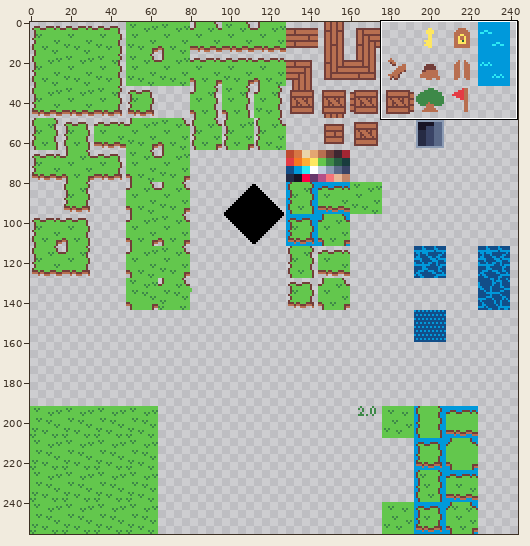
Sprite sheet, stored at Assets/Sprites/Tilesets/tileset.png. The picture above shows the old version from afar; the outline marks the close-up.
Close-up. Old version:
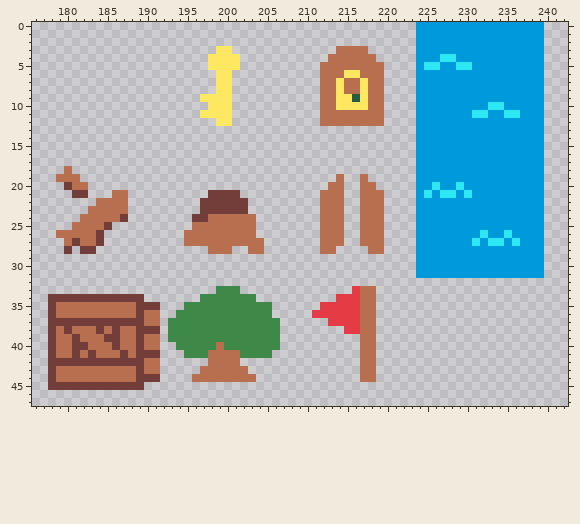
The file is 256x256 pixels. Shown: x 176..242, y 0..47. The wide view leaves out empty margins.
The result:
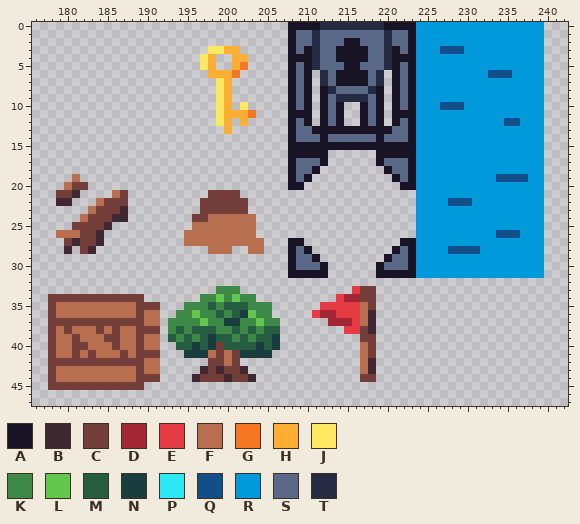
Palette (. is transparent): A #181425  B #3e2731  C #733e39  D #a22633  E #e43b44  F #b86f50  G #f77622  H #feae34  J #fee761  K #3e8948  L #63c74d  M #265c42  N #193c3e  P #2ce8f5  Q #124e89  R #0099db  S #5a6988  T #262b44
Change:
@@ x 176..242 @@
- 0 ................................................RRRRRRRRRRRRRRRR...
- 1 ................................................RRRRRRRRRRRRRRRR...
- 2 ................................................RRRRRRRRRRRRRRRR...
- 3 .......................JJ.............FFFF......RRRRRRRRRRRRRRRR...
- 4 ......................JJJJ...........FFFFFF.....RRRPPRRRRRRRRRRR...
- 5 ......................JJJJ..........FFFFFFFF....RPPRRPPRRRRRRRRR...
- 6 .......................JJ...........FFFJJFFF....RRRRRRRRRRRRRRRR...
- 7 .......................JJ...........FFJFFJFF....RRRRRRRRRRRRRRRR...
- 8 .......................JJ...........FFJFFJFF....RRRRRRRRRRRRRRRR...
- 9 .....................JJJJ...........FFJJMJFF....RRRRRRRRRRRRRRRR...
-10 ......................JJJ...........FFJJJJFF....RRRRRRRRRPPRRRRR...
-11 .....................JJJJ...........FFFFFFFF....RRRRRRRPPRRPPRRR...
-12 .......................JJ...........FFFFFFFF....RRRRRRRRRRRRRRRR...
-13 ................................................RRRRRRRRRRRRRRRR...
-14 ................................................RRRRRRRRRRRRRRRR...
-15 ................................................RRRRRRRRRRRRRRRR...
-16 ................................................RRRRRRRRRRRRRRRR...
-17 ................................................RRRRRRRRRRRRRRRR...
-18 ....F...........................................RRRRRRRRRRRRRRRR...
-19 ...FFF................................F..F......RRRRRRRRRRRRRRRR...
-20 ....CFF..............................FF..FF.....RRPRRPRRRRRRRRRR...
-21 .....CC...FF..........CCCC..........FFF..FFF....RPRPPRPRRRRRRRRR...
-22 ........FFFF.........CCCCCC.........FFF..FFF....RRRRRRRRRRRRRRRR...
-23 .......FFFFF.........CCCCCC.........FFF..FFF....RRRRRRRRRRRRRRRR...
-24 ......FFFFFC........CCFFFFFF........FFF..FFF....RRRRRRRRRRRRRRRR...
-25 .....FFFFC..........FFFFFFFF........FFF..FFF....RRRRRRRRRRRRRRRR...
-26 ...FFFFFC..........FFFFFFFFF........FFF..FFF....RRRRRRRRPRRPRRRR...
-27 ....FCFFC..........FFFFFFFFFF.......FFF..FFF....RRRRRRRPRPPRPRRR...
-28 ....C.CC..............FFF..FF.......FF....FF....RRRRRRRRRRRRRRRR...
-29 ................................................RRRRRRRRRRRRRRRR...
-30 ................................................RRRRRRRRRRRRRRRR...
-31 ................................................RRRRRRRRRRRRRRRR...
+ 0 ................................AAAATTTTTTTTAAAARRRRRRRRRRRRRRRR...
+ 1 ................................ASSTSSSSSSSSTSSARRRRRRRRRRRRRRRR...
+ 2 ................................ASSTSSSAASSSTSSARRRRRRRRRRRRRRRR...
+ 3 ......................JJHH......ASATSSAAAASSTASARRRQQQRRRRRRRRRR...
+ 4 .....................JH..HH.....AAATSSAAAASSTAAARRRRRRRRRRRRRRRR...
+ 5 .....................JH..HG.....ASATSSSAASSSTASARRRRRRRRRRRRRRRR...
+ 6 ......................HHHG......ASA.TSAAAAST.ASARRRRRRRRRQQQRRRR...
+ 7 .......................JH.......ASA.TSAAAAST.ASARRRRRRRRRRRRRRRR...
+ 8 .......................JH.......ASA.ATSSSSTA.ASARRRRRRRRRRRRRRRR...
+ 9 .......................JH.......ASA.ASTTTTSA.ASARRRRRRRRRRRRRRRR...
+10 .......................JH.J.....ASA.ASA..ASA.ASARRRQQQRRRRRRRRRR...
+11 .......................JHHHG....AAA.ASA..ASA.AAARRRRRRRRRRRRRRRR...
+12 .......................JH.H.....ASA.ASA..ASA.ASARRRRRRRRRRRQQRRR...
+13 ........................H.......ASSAAAAAAAAAASSARRRRRRRRRRRRRRRR...
+14 ................................ASSSASSSSSSASSSARRRRRRRRRRRRRRRR...
+15 ................................AAAAAAAAAAAAAAAARRRRRRRRRRRRRRRR...
+16 ................................AAAAA......AAAAARRRRRRRRRRRRRRRR...
+17 ................................ASSSA......ASSSARRRRRRRRRRRRRRRR...
+18 ................................ASSA........ASSARRRRRRRRRRRRRRRR...
+19 .....F..........................ASA..........ASARRRRRRRRRRQQQQRR...
+20 ....FCC.........................AA............AARRRRRRRRRRRRRRRR...
+21 ...CCB....FC..........CCCC......................RRRRRRRRRRRRRRRR...
+22 ...BB...FCCC.........CCCCCC.....................RRRRQQQRRRRRRRRR...
+23 .......FCCCB.........CCCCCC.....................RRRRRRRRRRRRRRRR...
+24 ......FCCCBB........CCFFFFFF....................RRRRRRRRRRRRRRRR...
+25 .....CCCCB..........FFFFFFFF....................RRRRRRRRRRRRRRRR...
+26 ...FFFCCB..........FFFFFFFFF....................RRRRRRRRRRQQQRRR...
+27 ....CBCCB..........FFFFFFFFFF...AA............AARRRRRRRRRRRRRRRR...
+28 ....B.CB..............FFF..FF...ASA..........ASARRRRQQQQRRRRRRRR...
+29 ................................ASSA........ASSARRRRRRRRRRRRRRRR...
+30 ................................ASSSA......ASSSARRRRRRRRRRRRRRRR...
+31 ................................AAAAA......AAAAARRRRRRRRRRRRRRRR...
 32 ...................................................................
-33 .......................KKK..............EFF........................
-34 ..CCCCCCCCCCCC.......KKKKKKK..........EEEFF........................
-35 ..CFFFFFFFFFFCCC...KKKKKKKKKKK......EEEEEFF........................
-36 ..CFFFFFFFFFFCFF..KKKKKKKKKKKK.....EEEEEEFF........................
-37 ..CCCCCCCCCCCCFF.KKKKKKKKKKKKKK......EEEEFF........................
-38 ..CFCFFFCFCFFCCC.KKKKKKKKKKKKKK........EEFF........................
-39 ..CFFCFFFCCFFCFF.KKKKKKKKKKKKKK..........FF........................
-40 ..CFFCCFFFCFFCFF..KKKKKFKKKKKKK..........FF........................
-41 ..CFFCFCFFFCFCCC...KKKFFFFKKKK...........FF........................
-42 ..CCCCCCCCCCCCFF......FFFF...............FF........................
-43 ..CFFFFFFFFFFCFF.....FFFFFF..............FF........................
-44 ..CFFFFFFFFFFCCC....FFFFFFFF.............FF........................
+33 .......................KKK..............ECC........................
+34 ..CCCCCCCCCCCC.......KKLKLKK..........EDDCC........................
+35 ..CFFFFFFFFFFCCC...KKKMKMMMKKK......EEEEEFC........................
+36 ..CFFFFFFFFFFCFF..KKLKKMKMNLKK.....EDDEEEFB........................
+37 ..CCCCCCCCCCCCFF.KKKKLKKNNKKLKK......DDDEFB........................
+38 ..CFCFFFCFCFFCCC.KMKMMMKKMKMKMM........EECB........................
+39 ..CFFCFFFCCFFCFF.MKMKMNMMKMKMMN..........CC........................
+40 ..CFFCCFFFCFFCFF..MMNMNCMMMMNMN..........FC........................
+41 ..CFFCFCFFFCFCCC...NNNFCFCNNNN...........FC........................
+42 ..CCCCCCCCCCCCFF......CCFC...............FB........................
+43 ..CFFFFFFFFFFCFF.....BCBCCB..............FB........................
+44 ..CFFFFFFFFFFCCC....BCCCBCCB.............CC........................
 45 ..CCCCCCCCCCCC.....................................................
Where, in picture pixels (left, top, right, bottom), the same in both close-ups:
changed: (168, 22, 528, 382)
changed: (56, 166, 128, 254)
